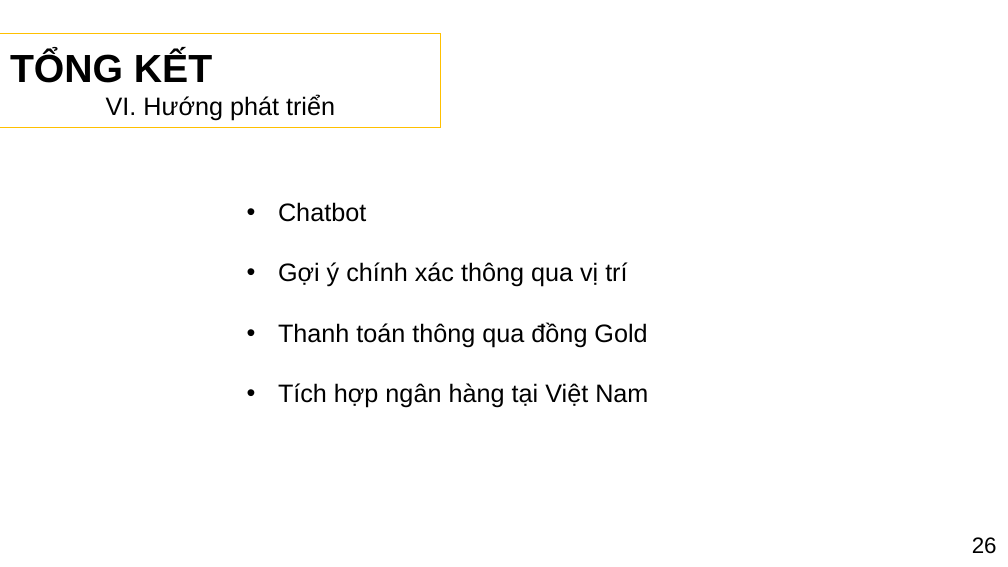
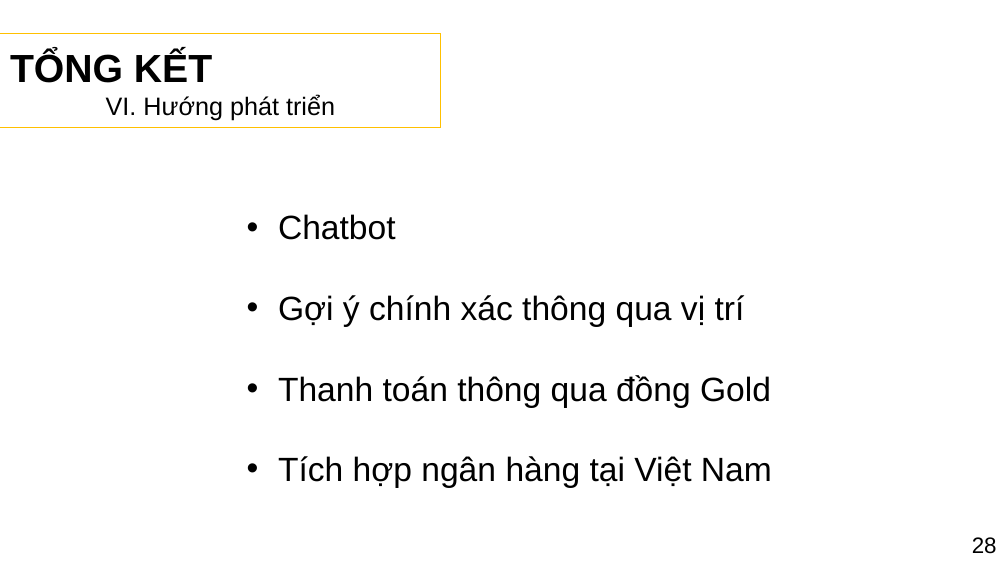
Before and after one commit to PhamHuynhThanhLam/Website_tim_kiem_dang_tin_nha_tro, a slide deck: slide 29 of PPTLCN.pptx (slide 27 before the commit). Drawn at 1008x567 pixels with LibreOffice and Linux fonts; fonts in the diff are those of the drawing; background and template pictures are left out. Boxes give left, top, right and bottom in pixels: in the first picture for what was removed or moved away, otherwise in the second. Text is boxed around its words. In the diff, an @@ line names an element or a change of style, - is before the commit and + after.

```diff
--- a/PPTLCN.pptx
+++ b/PPTLCN.pptx
@@ text "Chatbot" at (278, 214, 772, 488): size 18 to 24 pt @@
@@ text at (972, 537, 997, 554): text changed @@
-26
+28
```
Also in this commit, not shown: 13 other slides changed, 3 slides added, 1 slide removed.
